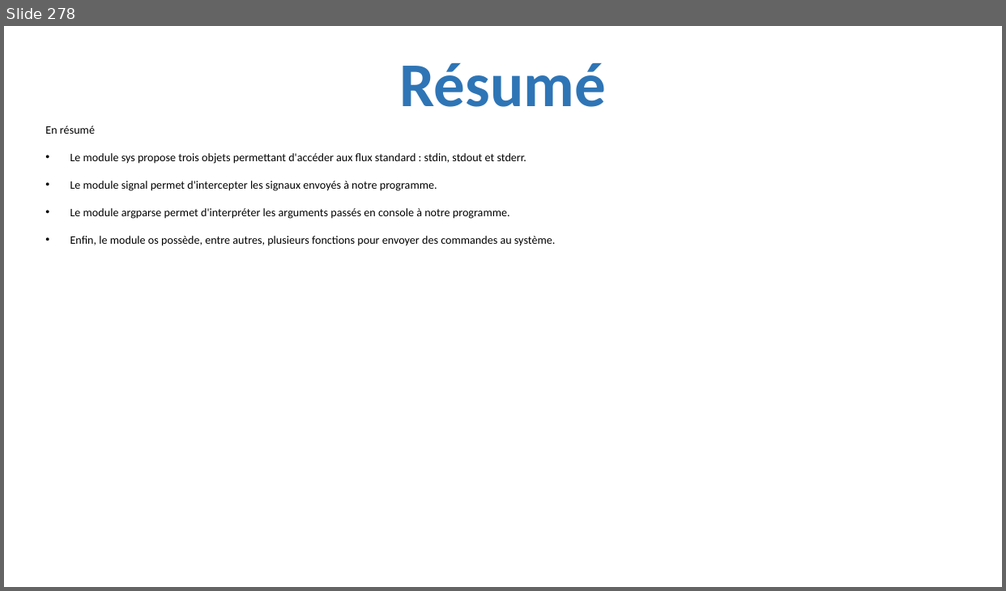
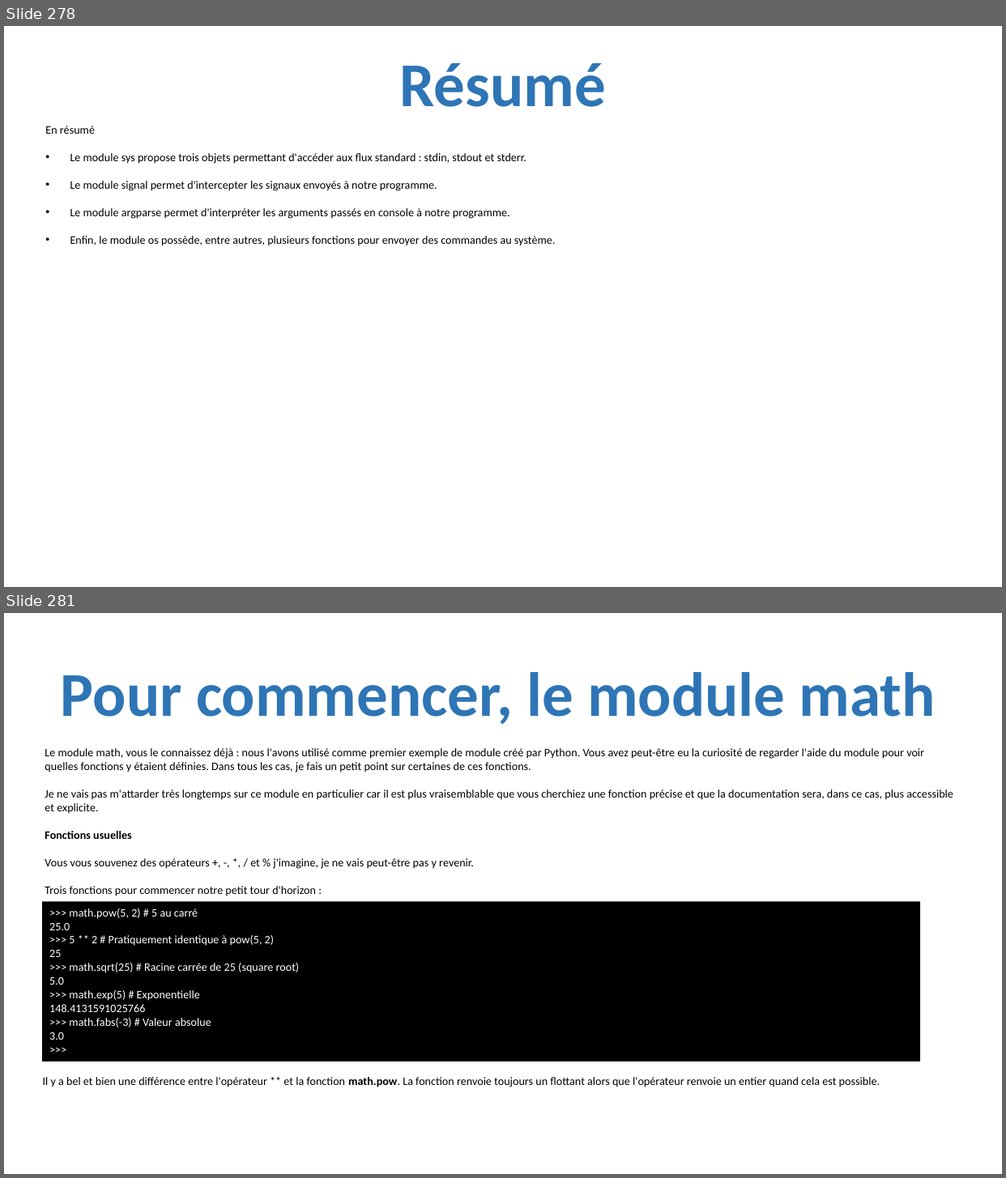
Before and after one commit to julienPalleau/PythonDoc, a slide deck: Python-resume.pptx. Shown one above the other, each under a label of ours: slide 278 before the commit, slides 278 and 281 after it; the slides between them are not shown. The pictures are 1006x591 and 1006x1178 pixels, drawn with LibreOffice and Linux fonts; fonts in the diff are those of the drawing. Boxes give left, top, right and bottom in pixels: in the first picture for what was removed or moved away, otherwise in the second. Text is boxed around its words. In the diff, an @@ line names an element or a change of style, - is before the commit and + after.

```diff
--- a/Python-resume.pptx
+++ b/Python-resume.pptx
@@ slide 281 added at bbox=[4, 613, 1002, 1174], background #FFFFFF @@
@@ title added at bbox=[61, 672, 936, 725], 60 pt, text #2E75B6, bold @@
+Pour commencer, le module math
@@ text added at bbox=[44, 748, 953, 897], 11 pt, text #000000 @@
+Le module math, vous le connaissez déjà : nous l'avons utilisé comme premier exemple de module créé par Python. Vous avez peut-être eu la curiosité de regarder l'aide du module pour voir quelles fonctions y étaient définies. Dans tous les cas, je fais un petit point sur certaines de ces fonctions.
+Je ne vais pas m'attarder très longtemps sur ce module en particulier car il est plus vraisemblable que vous cherchiez une fonction précise et que la documentation sera, dans ce cas, plus accessible et explicite.
+Fonctions usuelles
+Vous vous souvenez des opérateurs +, -, *, / et % j'imagine, je ne vais peut-être pas y revenir.
+Trois fonctions pour commencer notre petit tour d'horizon :
@@ rectangle added at bbox=[42, 902, 920, 1063], fill #000000, 11 pt, text #FFFFFF @@
+>>> math.pow(5, 2) # 5 au carré
+25.0
+>>> 5 ** 2 # Pratiquement identique à pow(5, 2)
+25
+>>> math.sqrt(25) # Racine carrée de 25 (square root)
+5.0
+>>> math.exp(5) # Exponentielle
+148.4131591025766
+>>> math.fabs(-3) # Valeur absolue
+3.0
+>>>
@@ text added at bbox=[43, 1077, 880, 1088], 11 pt, text #000000 @@
+Il y a bel et bien une différence entre l'opérateur ** et la fonction math.pow. La fonction renvoie toujours un flottant alors que l'opérateur renvoie un entier quand cela est possible.
```
Also in this commit, not shown: 20 other slides added.
